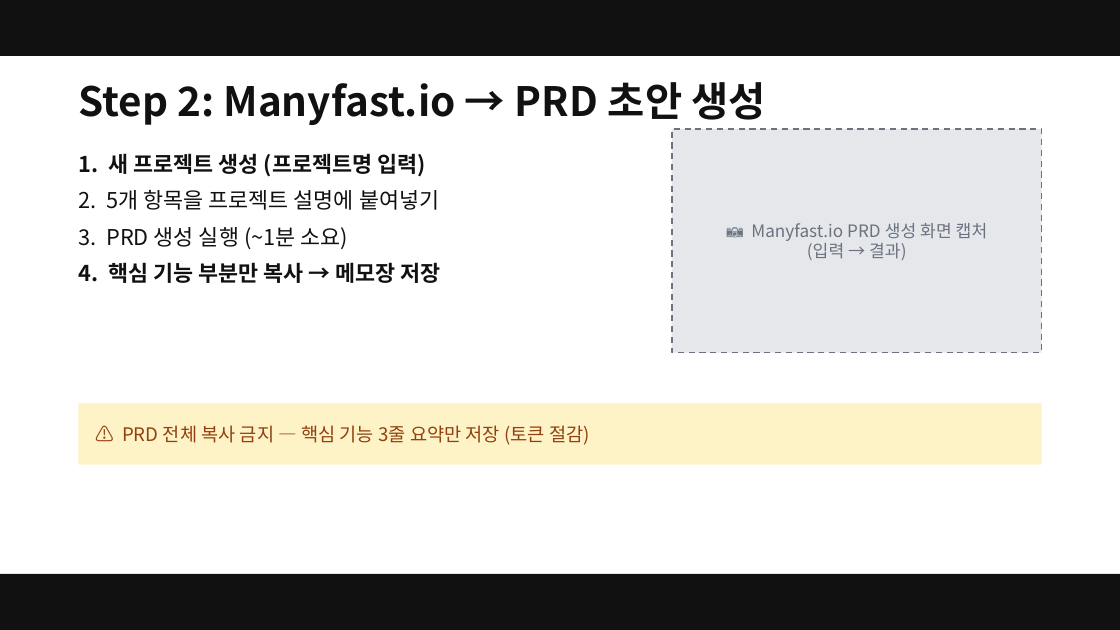
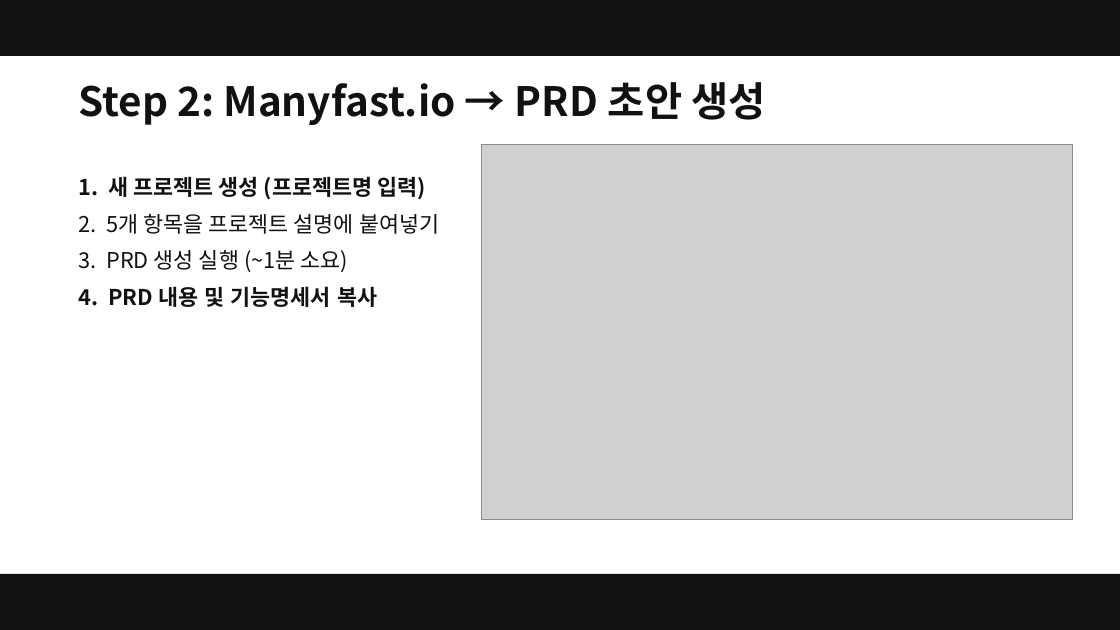
Before and after one commit to smilesjcha/ai-native-pm, a slide deck: slide 28 of projects/26Q3_Fastcampus-Lecture/assets/pptx/ai-native-pm-lecture.pptx. Drawn at 1120x630 pixels with LibreOffice and Linux fonts; fonts in the diff are those of the drawing; grey boxes stand for pictures. Boxes give left, top, right and bottom in pixels: in the first picture for what was removed or moved away, otherwise in the second. Text is boxed around its words. In the diff, an @@ line names an element or a change of style, - is before the commit and + after.

```diff
--- a/projects/26Q3_Fastcampus-Lecture/assets/pptx/ai-native-pm-lecture.pptx
+++ b/projects/26Q3_Fastcampus-Lecture/assets/pptx/ai-native-pm-lecture.pptx
@@ picture added at <box>482,144,1073,520</box> @@
@@ rectangle removed at <box>672,129,1042,353</box> @@
@@ text "1. 새 프로젝트 생성 (프로젝트명 ...": place and size @@
-text "1. 새 프로젝트 생성 (프로젝트명 ..." at <box>78,153,441,283</box>
+text "1. 새 프로젝트 생성 (프로젝트명 ..." at <box>78,176,439,307</box>
@@ text removed at <box>751,223,988,260</box> @@
-📷 Manyfast.io PRD 생성 화면 캡처
-(입력 → 결과)
@@ text at <box>78,286,377,307</box>: text changed @@
-4. 핵심 기능 부분만 복사 → 메모장 저장
+4. PRD 내용 및 기능명세서 복사
@@ rectangle removed at <box>78,403,1042,465</box> @@
@@ text removed at <box>122,425,590,445</box> @@
-⚠️ PRD 전체 복사 금지 — 핵심 기능 3줄 요약만 저장 (토큰 절감)
```
Also in this commit, not shown: 27 other slides changed, 1 slide added, 1 other file.
